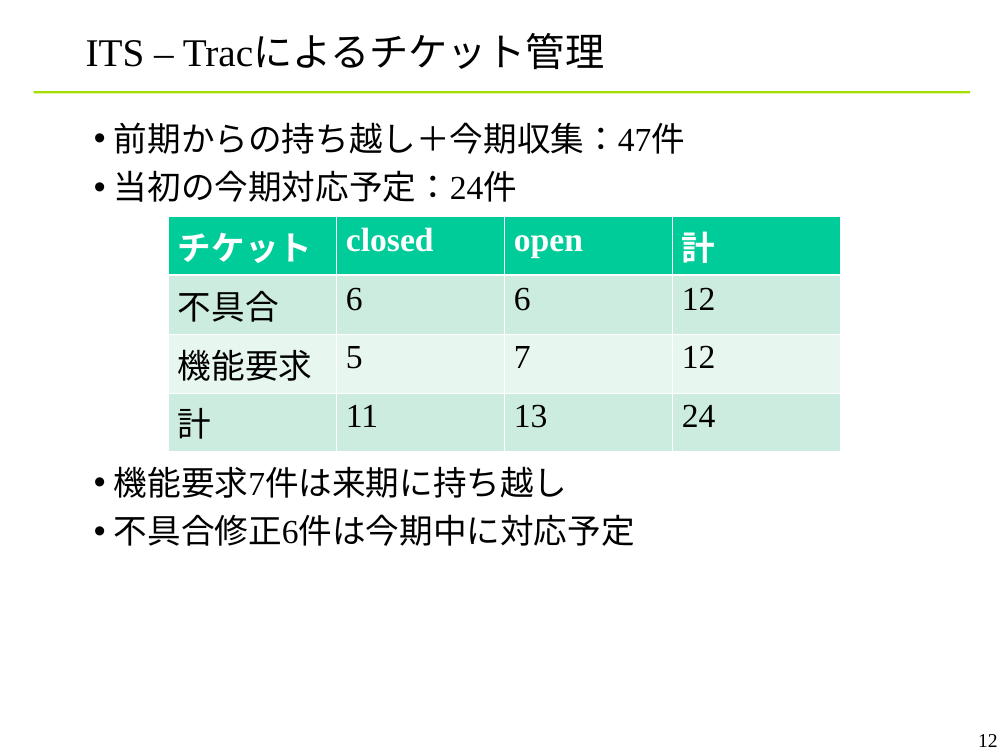
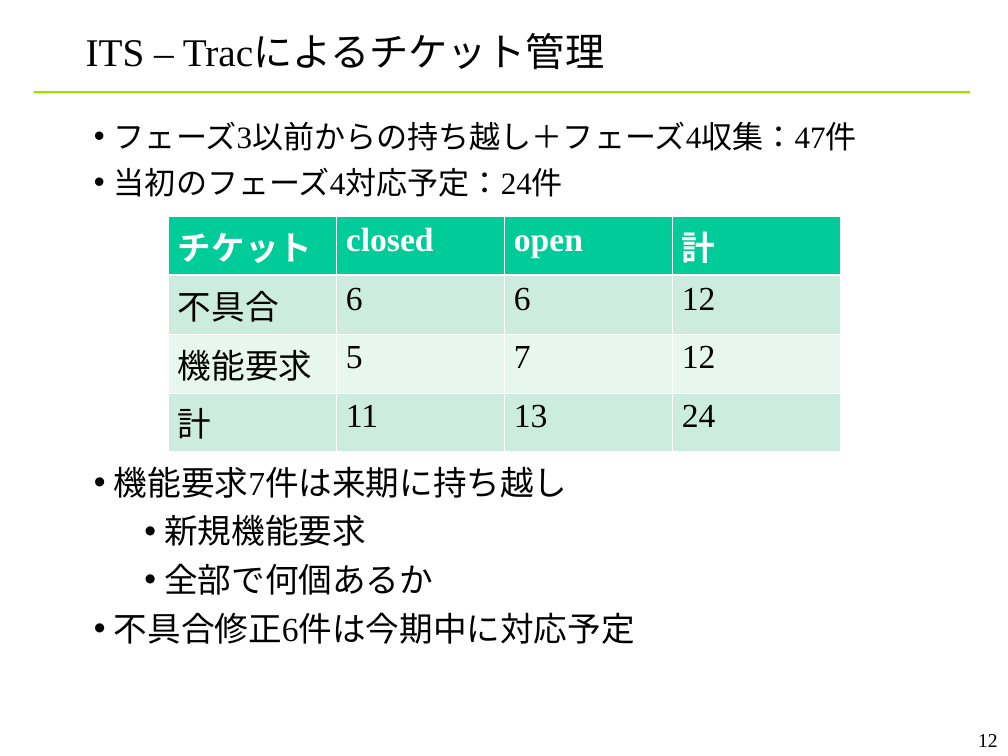
Before and after one commit to YixiaoLi/tlv4mc, a slide deck: slide 12 of doc/phase4/joho_koukankai/ojl-2nd-comm-yanagi.ppt. Drawn at 1008x756 pixels with LibreOffice and Linux fonts; fonts in the diff are those of the drawing; background and template pictures are left out. Boxes give left, top, right and bottom in pixels: in the first picture for what was removed or moved away, otherwise in the second. Text is boxed around its words. In the diff, an @@ line names an element or a change of style, - is before the commit and + after.

```diff
--- a/doc/phase4/joho_koukankai/ojl-2nd-comm-yanagi.ppt
+++ b/doc/phase4/joho_koukankai/ojl-2nd-comm-yanagi.ppt
@@ text at [114, 122, 857, 197]: text changed; size 24 to 22.2 pt @@
-• 前期からの持ち越し＋今期収集：47件
-• 当初の今期対応予定：24件
+• フェーズ3以前からの持ち越し＋フェーズ4収集：47件
+• 当初のフェーズ4対応予定：24件
@@ text at [164, 514, 433, 595]: paragraphs added @@
+  • 新規機能要求
+  • 全部で何個あるか
```
Also in this commit, not shown: 1 other slide changed, 1 other file.
